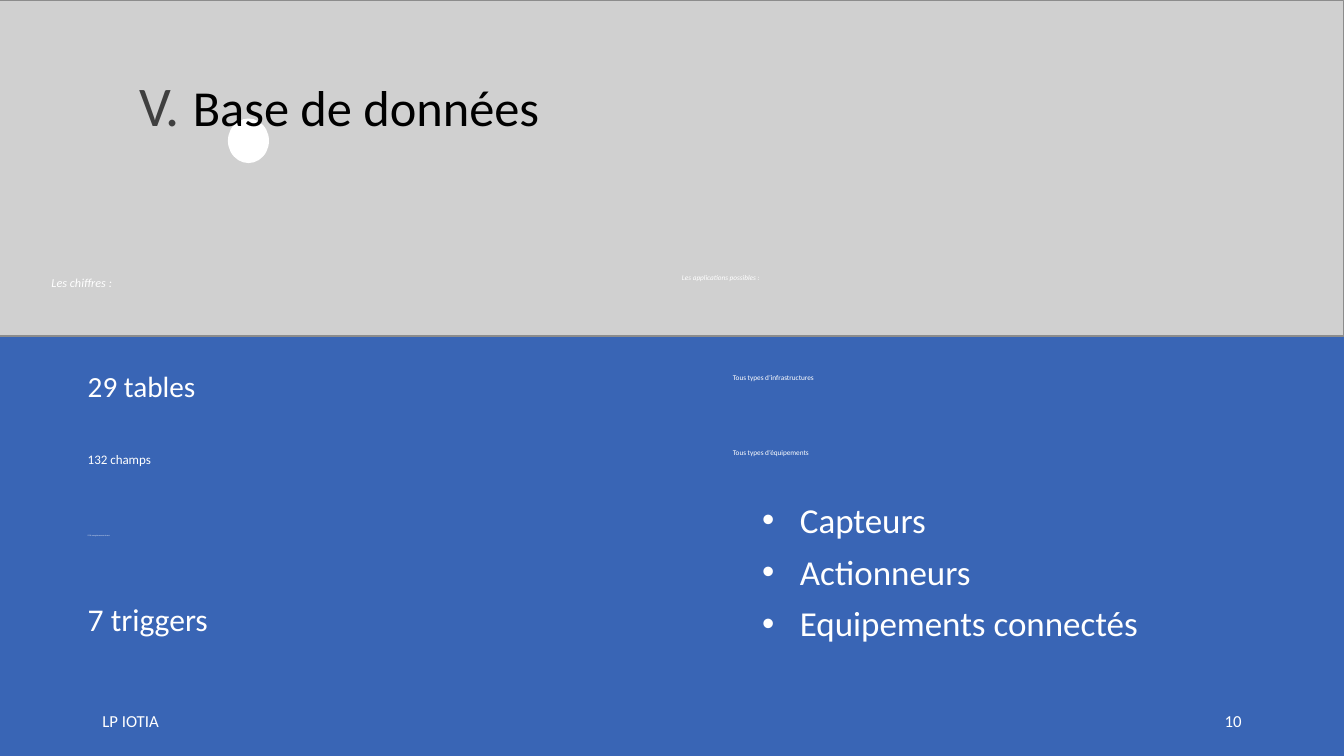
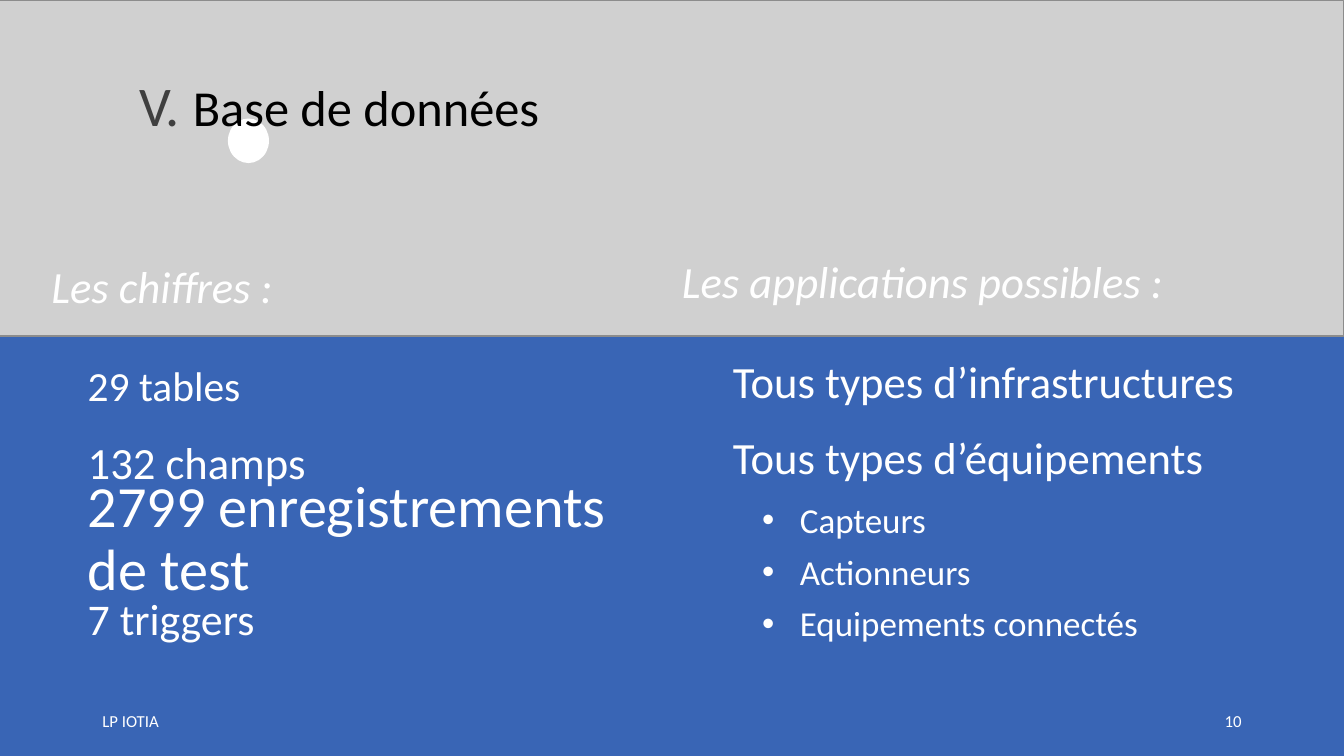
Before and after one commit to LENSAlex/ProjetIotia, a slide deck: slide 10 of Diapo_commun/PresentationCommune.pptx. Drawn at 1344x756 pixels with LibreOffice and Linux fonts; fonts in the diff are those of the drawing; grey boxes stand for pictures. Boxes give left, top, right and bottom in pixels: in the first picture for what was removed or moved away, otherwise in the second. Text is boxed around its words. In the diff, an @@ line names an element or a change of style, - is before the commit and + after.

```diff
--- a/Diapo_commun/PresentationCommune.pptx
+++ b/Diapo_commun/PresentationCommune.pptx
@@ text "Les chiffres :" at box(51, 272, 251, 303): size 8.7 to 31.9 pt; line spacing 1 to 0.9 @@
@@ text "29 tables" at box(88, 372, 240, 402): size 20.9 to 29.6 pt; line spacing 1 to 0.9 @@
@@ text "132 champs" at box(88, 448, 306, 490): size 9.3 to 31.9 pt; line spacing 1 to 0.9 @@
@@ size 5.2 to 31.9 pt; line spacing 1 to 0.9 in 3 elements at box(682, 267, 1141, 305), box(733, 366, 1234, 405), box(733, 442, 1203, 481) @@
@@ text "2799 enregistrements de test" at box(88, 479, 606, 591): size 1.3 to 41.6 pt; line spacing 1 to 0.9 @@
@@ text "7 triggers" at box(88, 605, 255, 643): size 22.6 to 31.3 pt; line spacing 1 to 0.9 @@
```
Also in this commit, not shown: 7 other slides changed.
